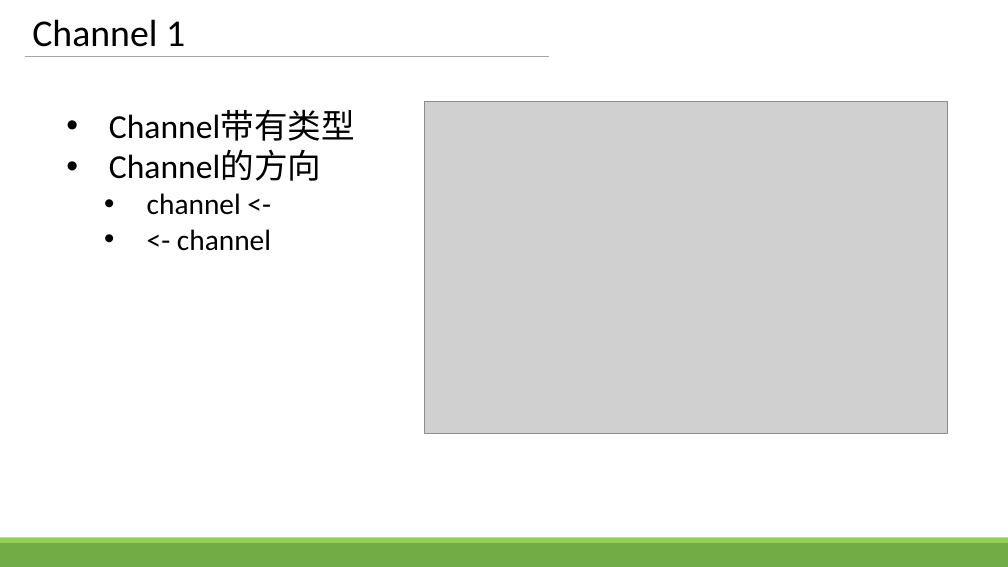
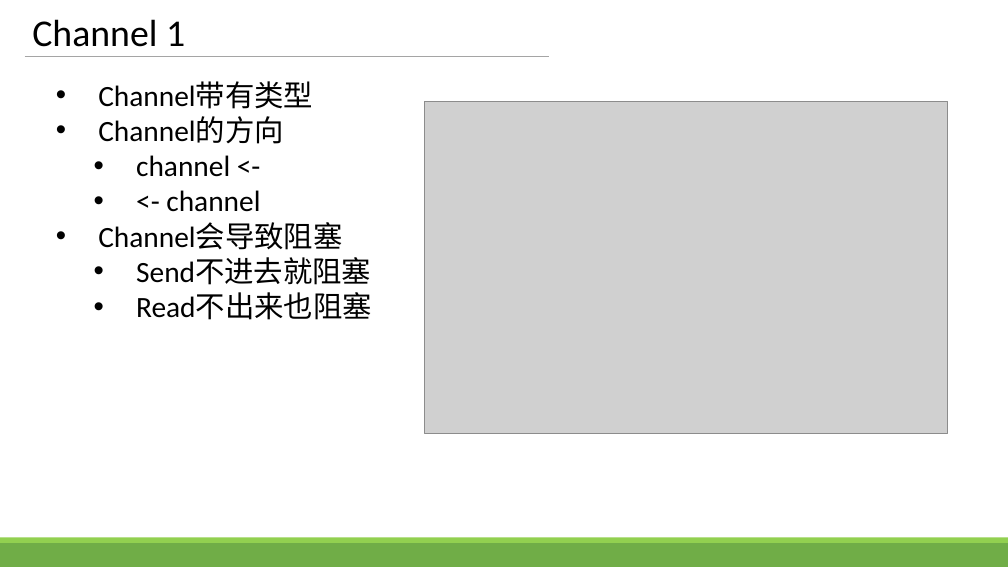
Before and after one commit to zhengbr2/sharing, a slide deck: slide 7 of GolangConcurency.pptx. Drawn at 1008x567 pixels with LibreOffice and Linux fonts; fonts in the diff are those of the drawing; grey boxes stand for pictures. Boxes give left, top, right and bottom in pixels: in the first picture for what was removed or moved away, otherwise in the second. Text is boxed around its words. In the diff, an @@ line names an element or a change of style, - is before the commit and + after.

```diff
--- a/GolangConcurency.pptx
+++ b/GolangConcurency.pptx
@@ text "Channel带有类型": place and size @@
-text "Channel带有类型" at [109, 110, 355, 251]
+text "Channel带有类型" at [98, 81, 372, 320]
@@ text at [98, 81, 313, 144]: size 32 to 28 pt in "Channel带有类型", "Channel的方向" @@
@@ text at [98, 222, 372, 320]: paragraphs added @@
+• Channel会导致阻塞
+  • Send不进去就阻塞
+  • Read不出来也阻塞
```
Also in this commit, not shown: 5 other slides changed, 6 slides added, 1 slide removed, 6 other files.
